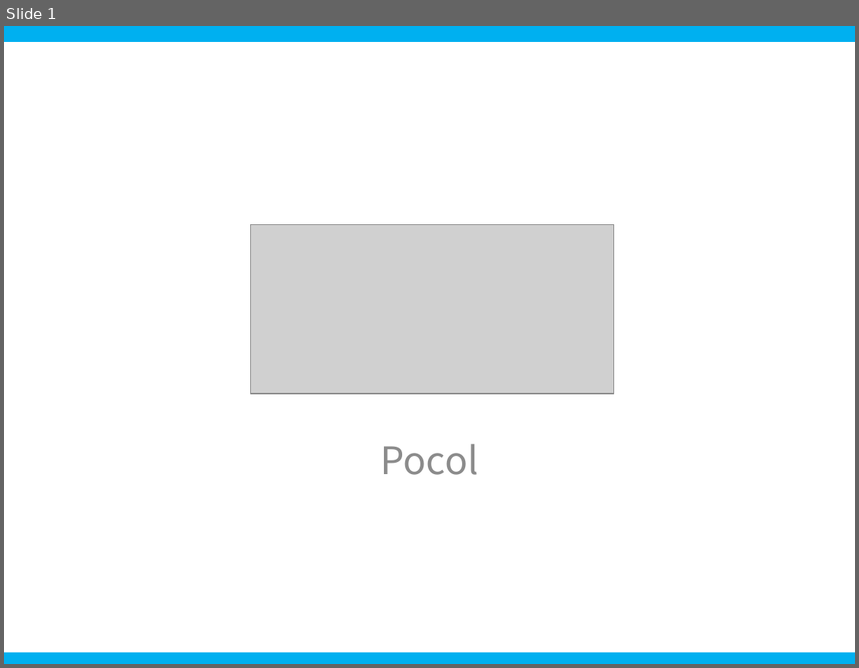
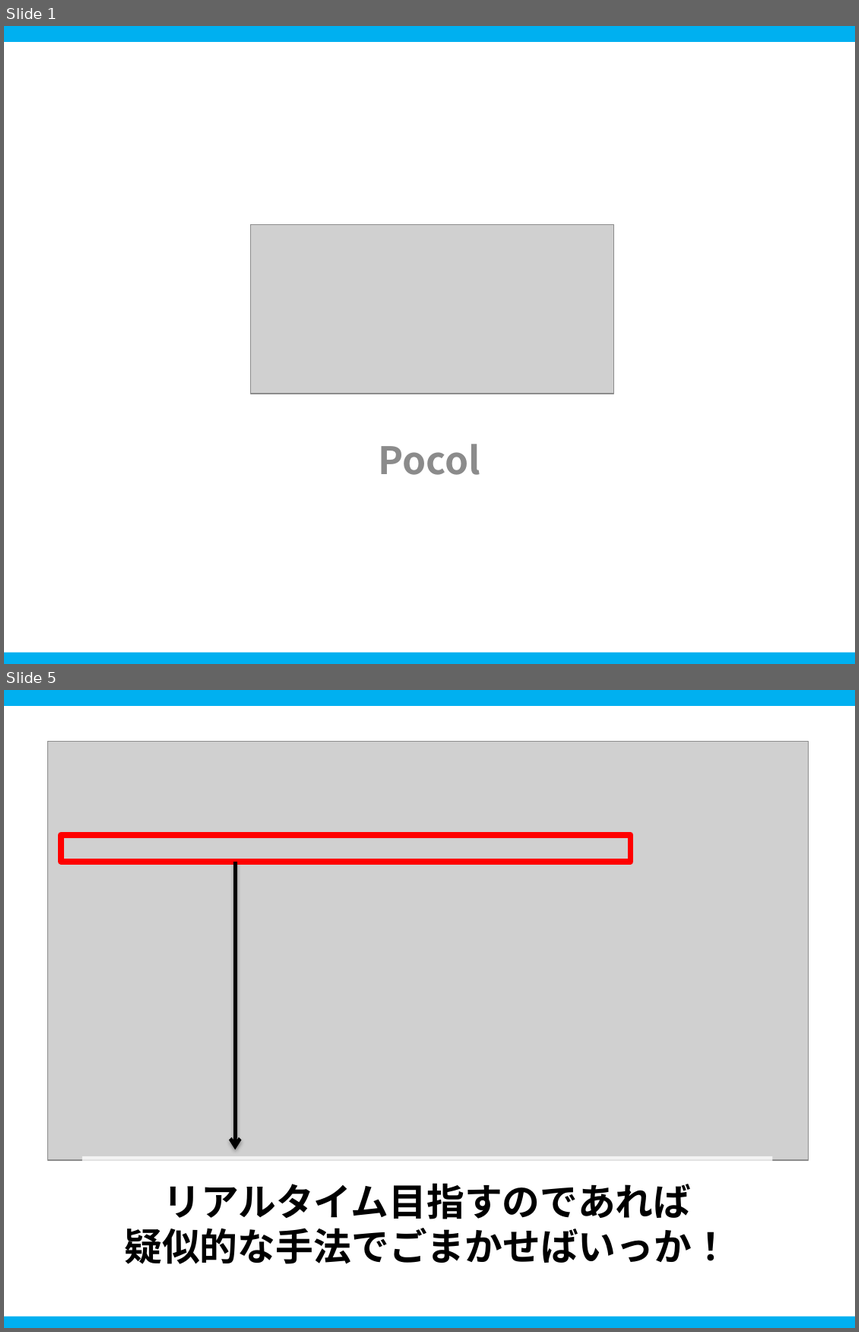
Before and after one commit to ProjectAsura/Salty, a slide deck: etc/salty.pptx. Shown one above the other, each under a label of ours: slide 1 before the commit, slides 1 and 5 after it; the slides between them are not shown. The pictures are 859x668 and 859x1332 pixels, drawn with LibreOffice and Linux fonts; fonts in the diff are those of the drawing; grey boxes stand for pictures; background and template pictures are left out. Boxes give left, top, right and bottom in pixels: in the first picture for what was removed or moved away, otherwise in the second. Text is boxed around its words. In the diff, an @@ line names an element or a change of style, - is before the commit and + after.

```diff
--- a/etc/salty.pptx
+++ b/etc/salty.pptx
@@ slide 5 added at [4, 690, 855, 1328], background #FFFFFF; not listed: 2 template elements that a slide beside it also shows @@
@@ picture added at [47, 741, 808, 1160] @@
@@ rectangle added at [61, 834, 630, 861], outline #FF0000 5 pt @@
@@ arrow added from (236, 862) to (236, 1150), #000000 3 pt @@
@@ rectangle added at [82, 1157, 772, 1290], fill #FFFFFF at 75% opacity, 32 pt, text #000000, bold @@
+リアルタイム目指すのであれば
+疑似的な手法でごまかせばいっか！
@@ slide 1 changed as well @@
@@ subtitle "Pocol" at [379, 444, 481, 475]: bold on @@
```
Also in this commit, not shown: 20 other slides added, 8 other files.
